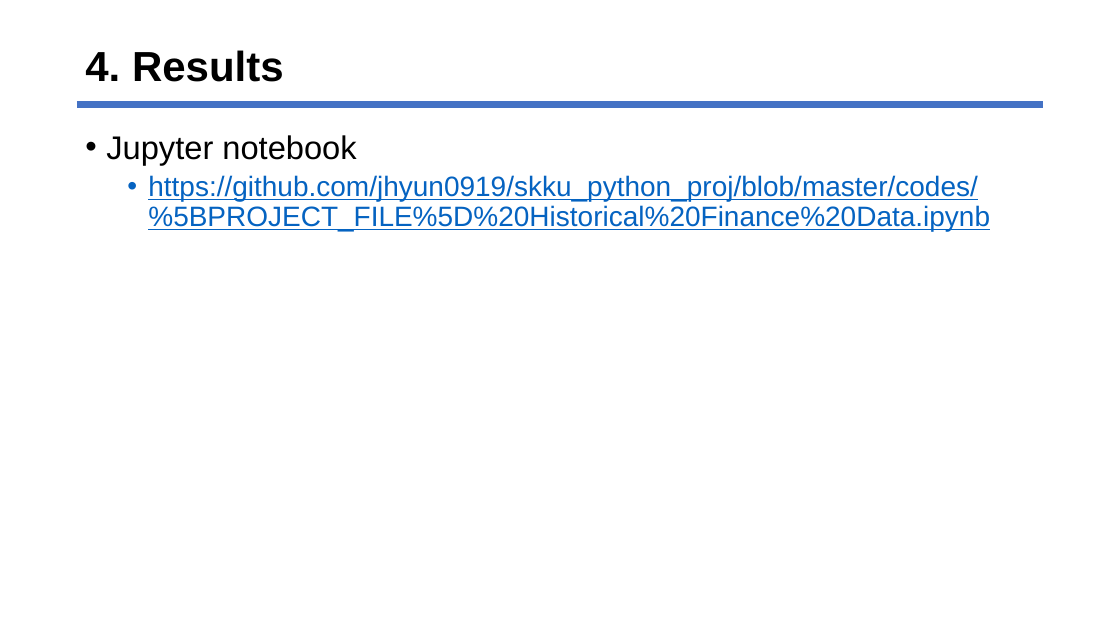
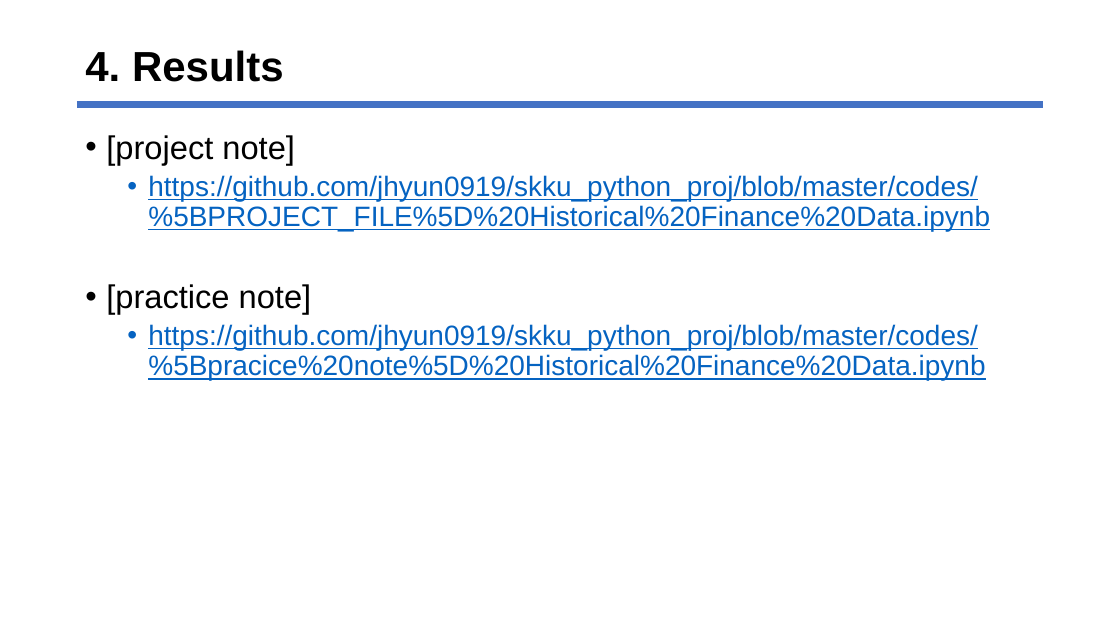
Before and after one commit to jhyun0919/skku_python_proj, a slide deck: slide 20 of etc/skku_term_proj.pptx. Drawn at 1120x630 pixels with LibreOffice and Linux fonts; fonts in the diff are those of the drawing. Boxes give left, top, right and bottom in pixels: in the first picture for what was removed or moved away, otherwise in the second. Text is boxed around its words. In the diff, an @@ line names an element or a change of style, - is before the commit and + after.

Commit message:
term_proj

```diff
--- a/etc/skku_term_proj.pptx
+++ b/etc/skku_term_proj.pptx
@@ text at [106, 135, 295, 165]: text changed @@
-• Jupyter notebook
+• [project note]
@@ text at [106, 284, 985, 380]: paragraphs added @@
+• [practice note]
+  • https://github.com/jhyun0919/skku_python_proj/blob/master/codes/%5Bpracice%20note%5D%20Historical%20Finance%20Data.ipynb
```
Also in this commit, not shown: 1 other slide changed, 3 other files.
